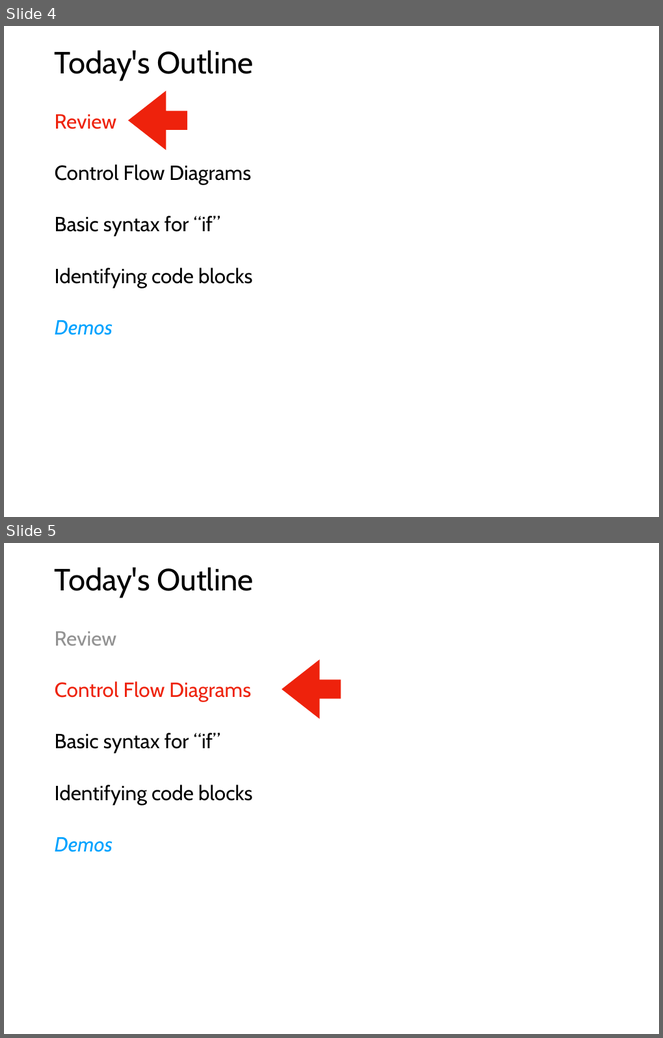
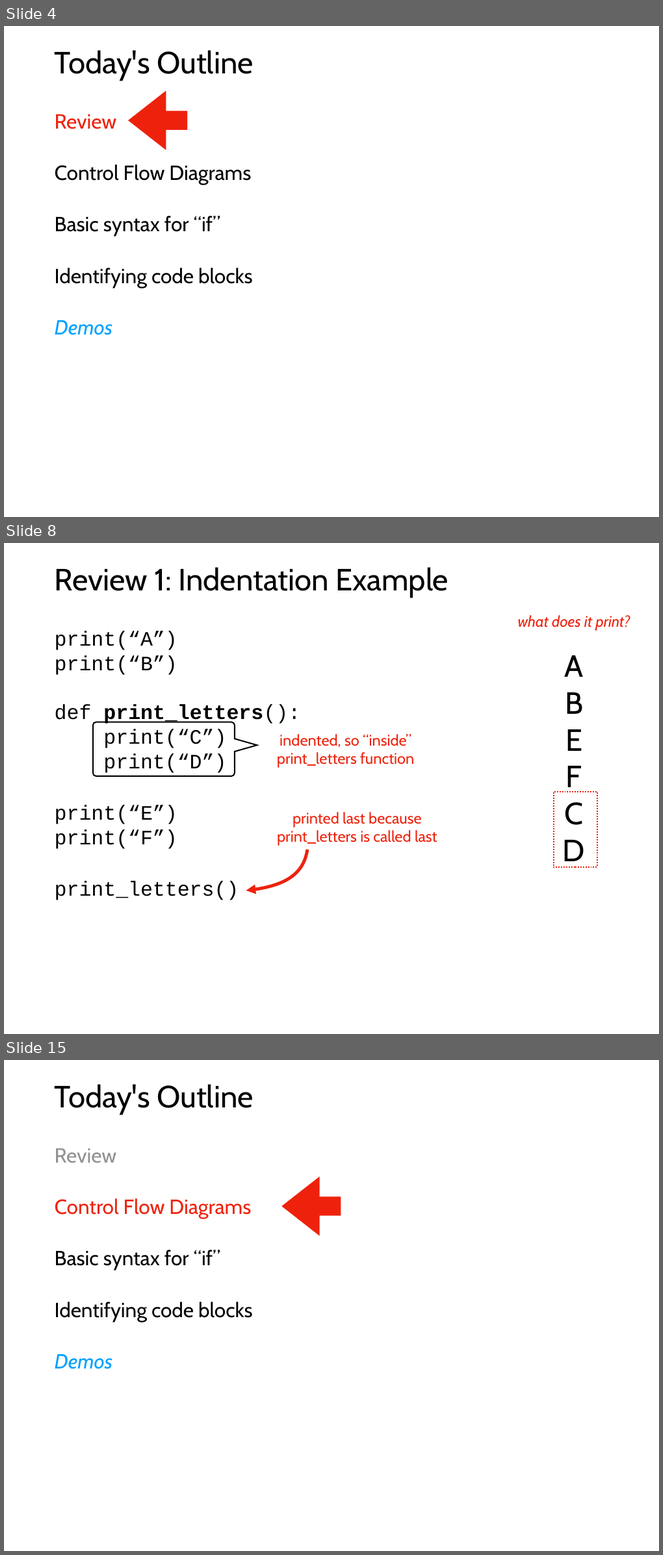
Before and after one commit to tylerharter/caraza-harter-com, a slide deck: tyler/meena/cs220/s22/materials/lecture_ppts/lec_08_S22.ppt. Shown one above the other, each under a label of ours: slides 4 and 5 before the commit, slides 4, 8 and 15 after it; the slides between them are not shown. The pictures are 663x1038 and 663x1555 pixels, drawn with LibreOffice and Linux fonts; fonts in the diff are those of the drawing. Boxes give left, top, right and bottom in pixels: in the first picture for what was removed or moved away, otherwise in the second. Text is boxed around its words. In the diff, an @@ line names an element or a change of style, - is before the commit and + after.

```diff
--- a/tyler/meena/cs220/s22/materials/lecture_ppts/lec_08_S22.ppt
+++ b/tyler/meena/cs220/s22/materials/lecture_ppts/lec_08_S22.ppt
@@ slide 8 added at box(4, 543, 659, 1034), background #FFFFFF @@
@@ title added at box(55, 567, 449, 598), 48 pt, text #000000 @@
+Review 1: Indentation Example
@@ text added at box(518, 615, 631, 631), 24 pt, text #EE220C, italic @@
+what does it print?
@@ text added at box(55, 631, 300, 901), 32 pt, text #000000 @@
+    print(“A”)
+    print(“B”)
+    def print_letters():
+    print(“C”)
+    print(“D”)
+  print(“E”)
+  print(“F”)
+  print_letters()
@@ text added at box(563, 655, 585, 868), 48 pt, text #000000 @@
+A
+B
+E
+F
+C
+D
@@ freeform shape added at box(93, 722, 257, 776), outline #000000 2.01 pt @@
@@ text added at box(277, 734, 414, 768), 24 pt, text #EE220C @@
+indented, so “inside”
+print_letters function
@@ rectangle added at box(554, 792, 597, 867), outline #EE220C 2.01 pt dashed @@
@@ text added at box(277, 812, 438, 846), 24 pt, text #EE220C @@
+printed last because
+print_letters is called last
@@ freeform shape added at box(246, 850, 308, 891), outline #EE220C 4.99 pt @@
@@ what was slide 5 is now slide 15 @@
```
Also in this commit, not shown: 4 slides changed, 9 other slides added, 1 slide removed, 1 other file.
